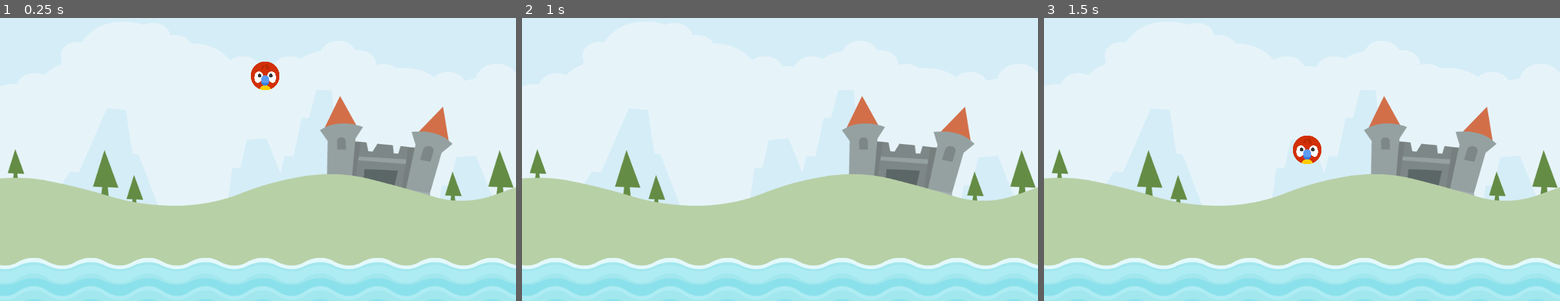
Above: before the commit, frames 1-3 (left to right).
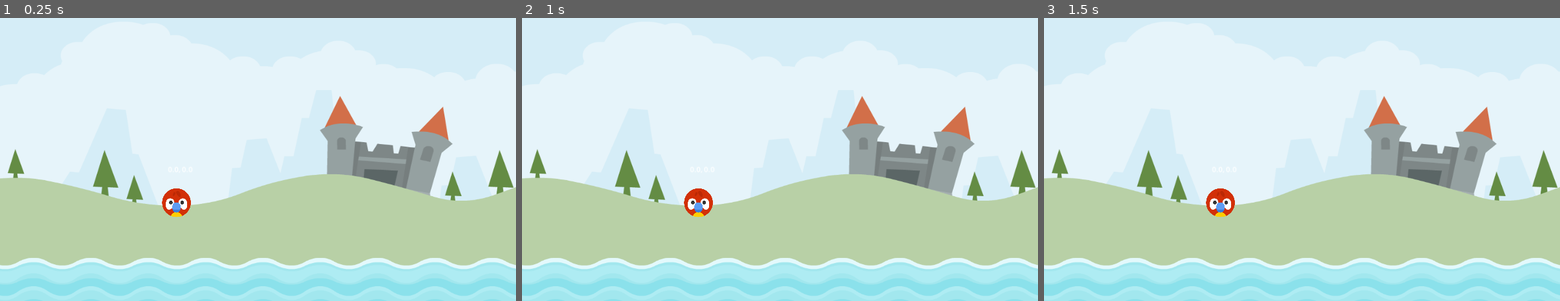
Above: after the commit, the same moments.

Repository: KaiserHua1901/AngryBird
Game: Godot game, scene res://Scene/Level/level.tscn
Same seed, same stepped clock (60 frames per second), same inputs: the game is played once before the commit and once after it.
Inputs (mouse positions are in pixels of both pictures, inside the frame that each line leads up to):
- Up to frame 1 (0.25 s): no input
- Up to frame 2 (1 s): tap Enter at 0.5 s; drag from (785, 74) to (780, 298) at 0.52 s
- Up to frame 3 (1.5 s): drag from (1307, 74) to (1302, 298) at 1.27 s

The runs differ from the first frame. In frame 1, 0.9% of the frame differs, in the area x 31-55%, y 15-71%; in frame 2, 0.4%; in frame 3, 0.9%, in the area x 31-54%, y 41-71%.

Commit message:
add Arrow and fix the dragging bug

Diff:
--- a/Scene/Level/level.gd
+++ b/Scene/Level/level.gd
@@ -14,5 +14,5 @@
 
 func add_pc():
 	var pc = PC.instantiate()
+	pc.position = pc_start.position
 	add_child(pc)
-	pc.position = pc_start.position
--- a/Scene/Level/level.tscn
+++ b/Scene/Level/level.tscn
@@ -14,8 +14,7 @@
 
 [node name="PCStart" type="Marker2D" parent="."]
 unique_name_in_owner = true
-position = Vector2(592, 144)
-scale = Vector2(1.2051, 1)
+position = Vector2(394, 428)
 
 [node name="Water" parent="." instance=ExtResource("2_8goxf")]
 z_index = 1
--- a/Scene/PlayerCharacter/pc.gd
+++ b/Scene/PlayerCharacter/pc.gd
@@ -1,26 +1,40 @@
 extends RigidBody2D
 
 enum PC_STATE {READY, DRAG, RELEASE}
+
+const DRAG_lIM_MAX: Vector2 = Vector2(0, 60)
+const DRAG_LIM_MIN: Vector2 = Vector2(-60, 0)
+
+var start:Vector2 = Vector2.ZERO
+var drag_start:Vector2 = Vector2.ZERO
+var dragged_vector: Vector2 = Vector2.ZERO
+var last_dragged_vector: Vector2 = Vector2.ZERO
+
+@onready var label = %Label
+@onready var stretch = %Stretch
+@onready var arrow = %Arrow
+
 
 var state: PC_STATE = PC_STATE.READY
 # The state when pc load in the scene
 
 func _ready():
-	pass # Replace with function body.
-
-
-
+	arrow.hide()
+	start = position
+	# Make the start position to the postition of the PC position
 
 func _physics_process(delta):
 	update(delta)
+	label.text = "%.1f, %.1f" % [dragged_vector.x, dragged_vector.y]
 
 func set_new_state(new_state: PC_STATE) -> void:
 	state = new_state
 	if state == PC_STATE.RELEASE:
+		arrow.hide()
 		freeze = false
 	elif state == PC_STATE.DRAG:
-		pass
-
+		drag_start = get_global_mouse_position()
+		arrow.show()
 func detect_release() -> bool:
 	if state == PC_STATE.DRAG:
 		if Input.is_action_just_released("drag") == true:
@@ -29,13 +43,43 @@
 			return true
 	return false
 
+func scale_arrow() -> void:
+	arrow.rotation = (start - position).angle()
+
+
+func play_stretch_sound()-> void:
+	if (last_dragged_vector - dragged_vector).length() > 0:
+		if stretch.playing == false:
+			stretch.play()
+
+
+func get_dragged_vector(gmp: Vector2) -> Vector2:
+	return gmp - drag_start
+
+func drag_in_limit() -> void:
+	last_dragged_vector = dragged_vector
+
+	dragged_vector.x = clampf(
+		dragged_vector.x,
+		DRAG_LIM_MIN.x,
+		DRAG_lIM_MAX.x
+	)
+	dragged_vector.y = clampf(
+		dragged_vector.y,
+		DRAG_LIM_MIN.y,
+		DRAG_lIM_MAX.y
+	)
+	position = start + dragged_vector
+
 func update_drag() -> void:
-
 	if detect_release() == true:
 		return
 
 	var gmp = get_global_mouse_position()
-	position = gmp
+	dragged_vector = get_dragged_vector(gmp)
+	play_stretch_sound()
+	drag_in_limit()
+	scale_arrow()
 	# jump the mouse position to where the PC at
 
 func update(delta:float) -> void:
--- a/Scene/PlayerCharacter/pc.tscn
+++ b/Scene/PlayerCharacter/pc.tscn
@@ -1,7 +1,9 @@
-[gd_scene load_steps=4 format=3 uid="uid://r62wod6d3or4"]
+[gd_scene load_steps=6 format=3 uid="uid://r62wod6d3or4"]
 
 [ext_resource type="Texture2D" uid="uid://cx84f66q2flee" path="res://assets/player/parrot.png" id="1_a6cv6"]
 [ext_resource type="Script" path="res://Scene/PlayerCharacter/pc.gd" id="1_ffww3"]
+[ext_resource type="Texture2D" uid="uid://8mllxaxdjygw" path="res://assets/items/arrow.png" id="3_vlhnh"]
+[ext_resource type="AudioStream" uid="uid://dxxvy4kf8ahm0" path="res://assets/audio/stretch2.ogg" id="4_8ttp2"]
 
 [sub_resource type="CircleShape2D" id="CircleShape2D_d4e70"]
 radius = 32.0
@@ -20,5 +22,22 @@
 
 [node name="VisibleOnScreenNotifier2D" type="VisibleOnScreenNotifier2D" parent="."]
 
+[node name="Label" type="Label" parent="."]
+unique_name_in_owner = true
+offset_left = -19.0
+offset_top = -86.0
+offset_right = 21.0
+offset_bottom = -63.0
+
+[node name="Arrow" type="Sprite2D" parent="."]
+unique_name_in_owner = true
+scale = Vector2(0.4, 0.4)
+texture = ExtResource("3_vlhnh")
+offset = Vector2(206, 0)
+
+[node name="Stretch" type="AudioStreamPlayer" parent="."]
+unique_name_in_owner = true
+stream = ExtResource("4_8ttp2")
+
 [connection signal="input_event" from="." to="." method="_on_input_event"]
 [connection signal="screen_exited" from="VisibleOnScreenNotifier2D" to="." method="_on_screen_exited"]
--- /dev/null
+++ b/test.gd
@@ -0,0 +1,33 @@
+extends  RigidBody2D
+
+enum TEST_STATE {READY, DRAG, RELEASE}
+
+var state = TEST_STATE.READY
+@onready var label = $Label
+
+func _physics_process(delta):
+	label.text = "%s" % TEST_STATE.keys()[state]
+	update_state(delta)
+
+func set_state(new_state:TEST_STATE) -> void:
+	state = new_state
+	if state == TEST_STATE.DRAG:
+		pass
+	elif state == TEST_STATE.RELEASE:
+		freeze = false
+
+
+func update_state(delta):
+	match state:
+		TEST_STATE.DRAG:
+			var gmp = get_global_mouse_position()
+			position = gmp
+
+			if state == TEST_STATE.DRAG:
+				if Input.is_action_just_released("drag") == true:
+					set_state(TEST_STATE.RELEASE)
+
+
+func _on_input_event(viewport, event, shape_idx):
+	if state == TEST_STATE.READY and event.is_action_pressed("drag"):
+		set_state(TEST_STATE.DRAG)
--- /dev/null
+++ b/test.tscn
@@ -0,0 +1,29 @@
+[gd_scene load_steps=4 format=3 uid="uid://c2gdbqcwhr54p"]
+
+[ext_resource type="Script" path="res://test.gd" id="1_fh1nr"]
+[ext_resource type="Texture2D" uid="uid://b28a8hmgca3wq" path="res://icon.svg" id="1_ksdgk"]
+
+[sub_resource type="CircleShape2D" id="CircleShape2D_1ygix"]
+radius = 16.0312
+
+[node name="TEST" type="RigidBody2D"]
+input_pickable = true
+script = ExtResource("1_fh1nr")
+
+[node name="Sprite2D" type="Sprite2D" parent="."]
+modulate = Color(0.584461, 0.306229, 2.88785e-07, 1)
+scale = Vector2(0.25, 0.25)
+texture = ExtResource("1_ksdgk")
+
+[node name="CollisionShape2D" type="CollisionShape2D" parent="."]
+shape = SubResource("CircleShape2D_1ygix")
+
+[node name="Label" type="Label" parent="."]
+offset_left = -21.0
+offset_top = -43.0
+offset_right = 19.0
+offset_bottom = -20.0
+theme_override_colors/font_color = Color(0, 0, 0, 1)
+text = "0000"
+
+[connection signal="input_event" from="." to="." method="_on_input_event"]
